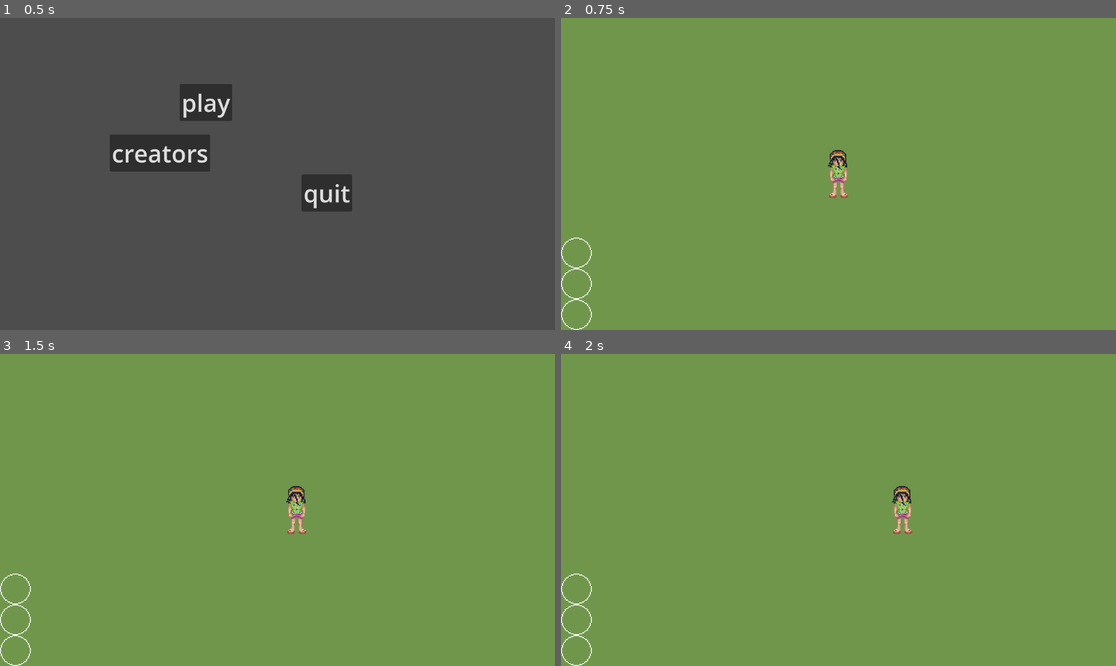
Above: before the commit, frames 1-4 (two rows, left to right).
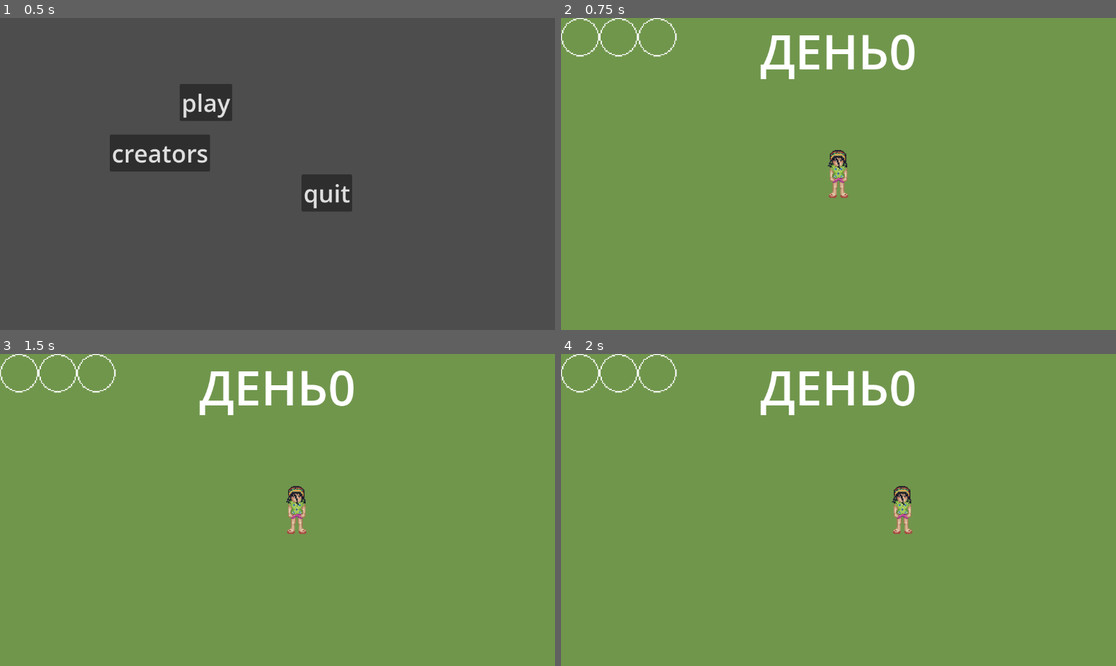
Above: after the commit, the same moments.

Repository: ivashkakashka123/islanddsfdgfhjh
Game: Godot game, scene res://scenes/MainMenu.tscn
Two runs of this game, one before a commit and one after it. Both use one fixed random seed, a clock stepped at 60 frames per second and the inputs below.
Inputs:
- Up to frame 1 (0.5 s): no input
- Up to frame 2 (0.75 s): click "play" at 0.5 s
- Up to frame 3 (1.5 s): tap Enter at 1.25 s; hold Right (ui_right) from 1.28 s (still down)
- Up to frame 4 (2 s): keep holding Right (ui_right)

Frame 1 is identical in both runs. In frame 2, 2.0% of the frame differs, in the area x 0-64%, y 0-100%; in frame 3, 2.0%; in frame 4, 2.0%.

Commit message:
эээ, комит йоу
добавил дни и ночи

Diff:
--- a/scenes/player/player.tscn
+++ b/scenes/player/player.tscn
@@ -28,20 +28,20 @@
 [node name="CanvasLayer" type="CanvasLayer" parent="." unique_id=1527071586]
 
 [node name="hungrer" type="Node2D" parent="CanvasLayer" unique_id=996193512]
-position = Vector2(0, -648)
-scale = Vector2(2, 2)
+position = Vector2(-5.9604645e-08, -810)
+scale = Vector2(2.5, 2.5)
 
 [node name="Hunger" type="Sprite2D" parent="CanvasLayer/hungrer" unique_id=116171023]
-position = Vector2(16, 568)
+position = Vector2(16, 340)
 texture = ExtResource("3_gmlin")
 hframes = 2
 
 [node name="Hunger2" type="Sprite2D" parent="CanvasLayer/hungrer" unique_id=989930430]
-position = Vector2(16, 600)
+position = Vector2(48, 340)
 texture = ExtResource("3_gmlin")
 hframes = 2
 
 [node name="Hunger3" type="Sprite2D" parent="CanvasLayer/hungrer" unique_id=1915110557]
-position = Vector2(16, 632)
+position = Vector2(80, 340)
 texture = ExtResource("3_gmlin")
 hframes = 2
--- /dev/null
+++ b/scenes/world.gd
@@ -0,0 +1,12 @@
+extends Node2D
+
+@onready var days: AnimationPlayer = $days
+@onready var day_aoao: Label = $CanvasLayer/day_aoao
+
+var d_count = -1
+func _process(delta: float) -> void:
+	days.play("day-night")
+	day_aoao.text = 'ДЕНЬ' + str(d_count)
+
+func days_count():
+	d_count += 1
--- a/scenes/world.tscn
+++ b/scenes/world.tscn
@@ -1,5 +1,6 @@
 [gd_scene format=4 uid="uid://ncmvs78volga"]
 
+[ext_resource type="Script" uid="uid://7dp3ybs615ra" path="res://scenes/world.gd" id="1_4wyf3"]
 [ext_resource type="PackedScene" uid="uid://cba0elkcddgs0" path="res://scenes/player/player.tscn" id="1_rwgxs"]
 [ext_resource type="Texture2D" uid="uid://dxkn0hamdisq5" path="res://assets/tiles.png" id="2_4wyf3"]
 
@@ -8,12 +9,67 @@
 0:0/0 = 0
 1:1/0 = 0
 1:1/0/physics_layer_0/polygon_0/points = PackedVector2Array(-8, -8, 8, -8, 8, 8, -8, 8)
+0:1/0 = 0
+0:1/0/physics_layer_0/polygon_0/points = PackedVector2Array(-8, -8, 8, -8, 8, 8, -8, 8)
+1:0/0 = 0
 
 [sub_resource type="TileSet" id="TileSet_71j4m"]
 physics_layer_0/collision_layer = 1
 sources/0 = SubResource("TileSetAtlasSource_k0juu")
 
+[sub_resource type="Animation" id="Animation_k0juu"]
+length = 0.001
+tracks/0/type = "value"
+tracks/0/imported = false
+tracks/0/enabled = true
+tracks/0/path = NodePath("DirectionalLight2D:energy")
+tracks/0/interp = 1
+tracks/0/loop_wrap = true
+tracks/0/keys = {
+"times": PackedFloat32Array(0),
+"transitions": PackedFloat32Array(1),
+"update": 0,
+"values": [0.0]
+}
+
+[sub_resource type="Animation" id="Animation_71j4m"]
+resource_name = "day-night"
+length = 20.0
+tracks/0/type = "value"
+tracks/0/imported = false
+tracks/0/enabled = true
+tracks/0/path = NodePath("DirectionalLight2D:energy")
+tracks/0/interp = 1
+tracks/0/loop_wrap = true
+tracks/0/keys = {
+"times": PackedFloat32Array(0, 4.9666667, 9.966666, 14.966666, 19.933332),
+"transitions": PackedFloat32Array(1, 1, 1, 1, 1),
+"update": 0,
+"values": [0.0, 0.0, 0.8, 0.8, 0.0]
+}
+tracks/1/type = "method"
+tracks/1/imported = false
+tracks/1/enabled = true
+tracks/1/path = NodePath(".")
+tracks/1/interp = 1
+tracks/1/loop_wrap = true
+tracks/1/keys = {
+"times": PackedFloat32Array(0),
+"transitions": PackedFloat32Array(1),
+"values": [{
+"args": [],
+"method": &"days_count"
+}]
+}
+
+[sub_resource type="AnimationLibrary" id="AnimationLibrary_qfnet"]
+_data = {
+&"RESET": SubResource("Animation_k0juu"),
+&"day-night": SubResource("Animation_71j4m")
+}
+
 [node name="World" type="Node2D" unique_id=2117168393]
+script = ExtResource("1_4wyf3")
 
 [node name="ColorRect" type="ColorRect" parent="." unique_id=1387031773]
 offset_right = 1839.0
@@ -24,5 +80,25 @@
 tile_map_data = PackedByteArray("AAAlAB4AAAAAAAAAAAAlAB8AAAAAAAAAAAAlACAAAAAAAAAAAAAlACEAAAAAAAAAAAAlACIAAAAAAAAAAAAlAC …(38272 unchanged characters)…
 tile_set = SubResource("TileSet_71j4m")
 
+[node name="DirectionalLight2D" type="DirectionalLight2D" parent="." unique_id=861129100]
+energy = 0.0
+blend_mode = 1
+
+[node name="days" type="AnimationPlayer" parent="." unique_id=2139882607]
+libraries/ = SubResource("AnimationLibrary_qfnet")
+
+[node name="CanvasLayer" type="CanvasLayer" parent="." unique_id=1933154843]
+
+[node name="day_aoao" type="Label" parent="CanvasLayer" unique_id=820679095]
+anchors_preset = 5
+anchor_left = 0.5
+anchor_right = 0.5
+offset_left = -29.5
+offset_right = 29.5
+offset_bottom = 23.0
+grow_horizontal = 2
+theme_override_font_sizes/font_size = 100
+text = "ДЕНЬ 0"
+
 [node name="Player" parent="." unique_id=869463350 instance=ExtResource("1_rwgxs")]
 position = Vector2(936, 694)
Binary file changed: assets/tiles.png
Not shown, added: scenes/world.gd.uid
